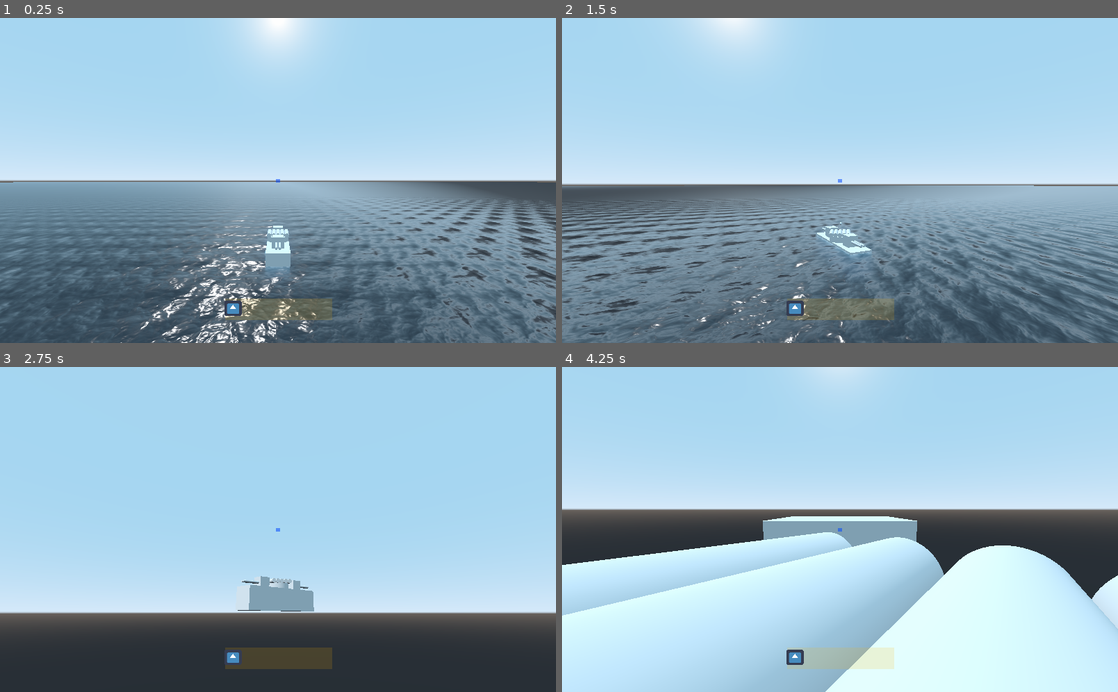
Above: before the commit, frames 1-4 (two rows, left to right).
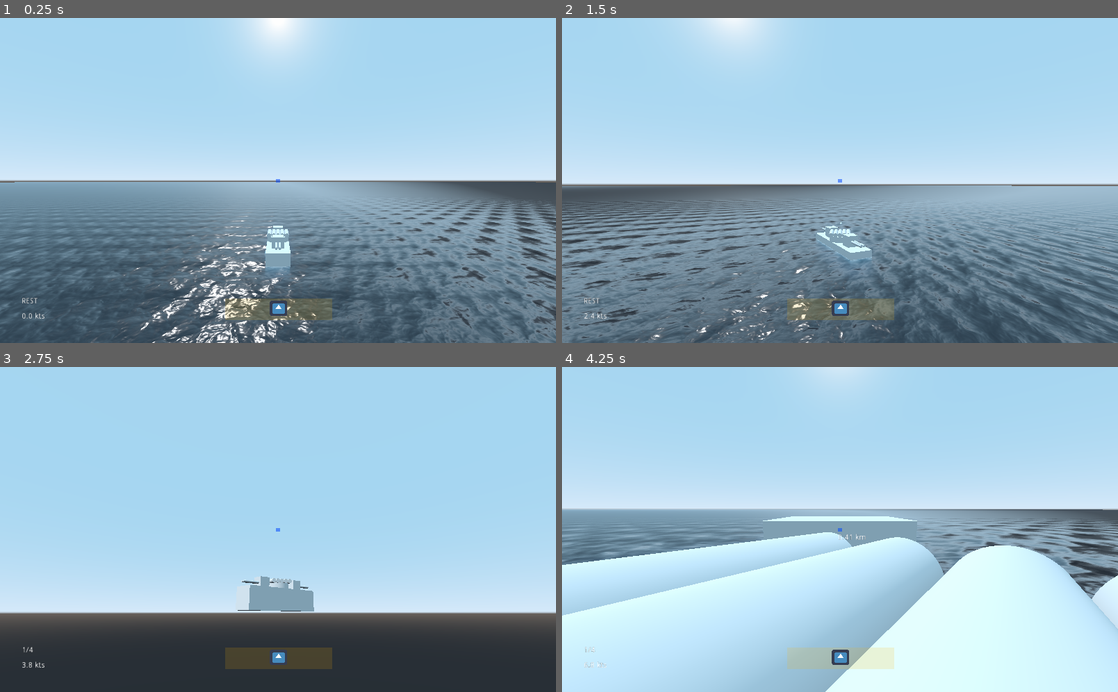
Above: after the commit, the same moments.

Repository: IndustrialDonut/IWARSHIPS
Game: Godot game, scene res://Map.tscn
Same seed, same stepped clock (60 frames per second), same inputs: the game is played once before the commit and once after it. The engine's default icon, where the game draws it, is replaced by a stand-in: a white triangle on a blue panel in a dark square.
Inputs (mouse positions are in pixels of both pictures, inside the frame that each line leads up to):
- Up to frame 1 (0.25 s): no input
- Up to frame 2 (1.5 s): move the mouse to (867, 180) at 0.52 s; hold W (forward) 0.53-1.28 s; hold Ctrl (ctrl) 0.53-1.28 s; move the mouse to (728, 196) at 1.27 s; hold S (back) from 1.28 s (still down); click (728, 196) at 1.35 s
- Up to frame 3 (2.75 s): move the mouse to (289, 523) at 2.02 s; release S (back) at 2.03 s; hold W (forward) from 2.03 s (still down); right-click (289, 523) at 2.1 s
- Up to frame 4 (4.25 s): keep holding W (forward); tap Enter at 2.75 s; move the mouse to (834, 536) at 2.77 s; tap 3 (select_torpedo) at 2.85 s; move the mouse to (878, 532) at 3.52 s; hold Shift (sprint) from 3.53 s (still down); tap M (map) at 4.15 s

The runs differ from the first frame. In frame 1, 2.8% of the frame differs, in the area x 0-100%, y 50-100%; in frame 2, 14%, in the area x 0-100%, y 51-100%; in frame 3, 0.3%; in frame 4, 11%.

Commit message:
architecture starting to make sense?

Diff:
--- a/Game/Globals/Helper.gd
+++ b/Game/Globals/Helper.gd
@@ -2,7 +2,7 @@
 
 
 static func decimal_place_string(fValue, num_places):
-	# formatting to have 2 decimal places
+	# formatting to have x decimal places at value = 0
 	if fValue == 0:
 		var string = "0.0"
 		for i in range(num_places-1):
@@ -11,5 +11,5 @@
 
 	var a = str(fValue)
 	var array = a.split('.',false)
-	var new = array[0] + '.' + array[1].substr(0,2)
+	var new = array[0] + '.' + array[1].substr(0,num_places)
 	return new
--- a/Game/ShipBase.gd
+++ b/Game/ShipBase.gd
@@ -1,5 +1,6 @@
 extends RigidBody
 
+signal HUD_data_changed(data, type)
 
 func _physics_process(delta) -> void:
 
@@ -14,3 +15,7 @@
 		$Propulsion.set_rudder_key_state(1)
 	else:
 		$Propulsion.set_rudder_key_state(0)
+
+
+func _on_HUD_data_changed(data, type) -> void:
+	emit_signal("HUD_data_changed", data, type)
--- a/Game/Ships/ControlledDD.gd
+++ b/Game/Ships/ControlledDD.gd
@@ -4,5 +4,26 @@
 ## the outside somehow, a wrapper for all the functionality that makes the ship?
 ## idk! Can it be empty? Perhaps? Perhaps I'll discover a need for it? This
 ## necesarry hierarchy to the godot scene tree kinda gets on my nerves.
+## --- this all makes much more sense to me now. keep functionality low, and connections
+## and intermingling as needed high.
 
-export var health : float = 100
+#export var health : float = 100
+
+
+func _process(delta: float) -> void:
+	$CameraControl.global_transform.origin = $ShipRB.global_transform.origin
+
+
+func _on_ShipRB_HUD_data_changed(data, type) -> void:
+	match type:
+		"speed":
+			$HUD.set_speed(data)
+		"rudder":
+			$HUD.set_rudder_angle(data)
+		"till":
+			$HUD.set_till(data)
+
+
+func _on_CameraControl_distance(dist) -> void:
+	$Weapons.set_distance(dist)
+	$HUD.set_distance(dist)
--- a/Game/Ships/ControlledDD.tscn
+++ b/Game/Ships/ControlledDD.tscn
@@ -19,7 +19,6 @@
 [node name="ShipRB" parent="." instance=ExtResource( 1 )]
 
 [node name="CameraControl" parent="." instance=ExtResource( 3 )]
-ship_rb = NodePath("../ShipRB")
 
 [node name="Weapons" type="Spatial" parent="."]
 script = ExtResource( 5 )
@@ -71,7 +70,6 @@
 
 [node name="HUD" parent="." instance=ExtResource( 6 )]
 
-[connection signal="distance" from="CameraControl" to="Weapons" method="_on_ShipController_distance"]
+[connection signal="HUD_data_changed" from="ShipRB" to="." method="_on_ShipRB_HUD_data_changed"]
+[connection signal="distance" from="CameraControl" to="." method="_on_CameraControl_distance"]
 [connection signal="timeout" from="Weapons/Torps/Salvo" to="Weapons" method="_on_Salvo_timeout"]
-
-[editable path="ShipRB"]
--- a/Game/Ships/Propulsion.gd
+++ b/Game/Ships/Propulsion.gd
@@ -14,17 +14,17 @@
 
 export var rudder_rate : float = 10 # rudder traverse rate
 
-signal rudder_angle(normalized)
-signal speed(vel)
-signal s_till(till)
+signal rudder_angle(normalized, type)
+signal speed(vel, type)
+signal s_till(till, type)
 
 func _physics_process(delta: float) -> void:
 	_process_rudder_state(delta)
 	_throttle()
 
-	emit_signal("rudder_angle", ($RP.rotation_degrees.y + max_rudder)/ (2 *max_rudder))
-	emit_signal("s_till", _till)
-	emit_signal("speed", ship_rb.global_transform.basis.xform_inv(ship_rb.linear_velocity))
+	emit_signal("rudder_angle", ($RP.rotation_degrees.y + max_rudder)/ (2 *max_rudder), "rudder")
+	emit_signal("s_till", _till, "till")
+	emit_signal("speed", ship_rb.global_transform.basis.xform_inv(ship_rb.linear_velocity), "speed")
 
 
 func till_increase() -> void:
--- a/Game/Ships/ShipBase.tscn
+++ b/Game/Ships/ShipBase.tscn
@@ -4,57 +4,56 @@
 [ext_resource path="res://Ships/ShipPhysics.gd" type="Script" id=2]
 [ext_resource path="res://Ships/Propulsion.gd" type="Script" id=3]
 
-[sub_resource type="BoxShape" id=6]
+[sub_resource type="BoxShape" id=7]
 extents = Vector3( 1, 1, 3.99771 )
 
-[sub_resource type="CubeMesh" id=1]
+[sub_resource type="CubeMesh" id=8]
 size = Vector3( 2, 2, 8 )
 
-[sub_resource type="SpatialMaterial" id=2]
+[sub_resource type="SpatialMaterial" id=9]
 flags_fixed_size = true
 params_billboard_mode = 1
 albedo_color = Color( 0.980392, 0.00784314, 0.00784314, 1 )
 
-[sub_resource type="QuadMesh" id=3]
-material = SubResource( 2 )
+[sub_resource type="QuadMesh" id=10]
+material = SubResource( 9 )
 size = Vector2( 0.05, 0.05 )
 
-[sub_resource type="SpatialMaterial" id=4]
+[sub_resource type="SpatialMaterial" id=5]
 flags_fixed_size = true
 params_billboard_mode = 1
 albedo_color = Color( 0.00784314, 0.0666667, 0.980392, 1 )
 
-[sub_resource type="QuadMesh" id=5]
-material = SubResource( 4 )
+[sub_resource type="QuadMesh" id=6]
+material = SubResource( 5 )
 size = Vector2( 0.05, 0.05 )
 
 [node name="ShipRB" type="RigidBody"]
 mass = 10.0
-gravity_scale = 0.0
 can_sleep = false
 linear_damp = 0.25
 angular_damp = 1.0
 script = ExtResource( 1 )
 
 [node name="CollisionShape" type="CollisionShape" parent="."]
-shape = SubResource( 6 )
+shape = SubResource( 7 )
 
 [node name="Hull" type="Spatial" parent="."]
 
 [node name="MeshInstance" type="MeshInstance" parent="Hull"]
-mesh = SubResource( 1 )
+mesh = SubResource( 8 )
 material/0 = null
 
 [node name="RedFlag" type="MeshInstance" parent="Hull/MeshInstance"]
 transform = Transform( -4.37114e-08, 1, 0, -1, -4.37114e-08, 0, 0, 0, 1, 0, 4.00442, 0 )
 visible = false
-mesh = SubResource( 3 )
+mesh = SubResource( 10 )
 material/0 = null
 
 [node name="BlueFlag" type="MeshInstance" parent="Hull/MeshInstance"]
 transform = Transform( -4.37114e-08, 1, 0, -1, -4.37114e-08, 0, 0, 0, 1, 0, 4.00442, 0 )
 visible = false
-mesh = SubResource( 5 )
+mesh = SubResource( 6 )
 material/0 = null
 
 [node name="Propulsion" type="Spatial" parent="."]
@@ -68,7 +67,9 @@
 script = ExtResource( 2 )
 ship_rb = NodePath("..")
 
-[node name="CG" type="Spatial" parent="Buoyancy"]
-transform = Transform( 1, 0, 0, 0, 1, 0, 0, 0, 1, 0, -1.06524, 0 )
+[node name="CB" type="Spatial" parent="Buoyancy"]
+transform = Transform( 1, 0, 0, 0, 1, 0, 0, 0, 1, 0, 1, 0 )
 
-[node name="CB" type="Spatial" parent="Buoyancy"]
+[connection signal="rudder_angle" from="Propulsion" to="." method="_on_HUD_data_changed"]
+[connection signal="s_till" from="Propulsion" to="." method="_on_HUD_data_changed"]
+[connection signal="speed" from="Propulsion" to="." method="_on_HUD_data_changed"]
--- a/Game/Ships/ShipController.gd
+++ b/Game/Ships/ShipController.gd
@@ -1,7 +1,4 @@
 extends Spatial
-
-#export(NodePath) onready var shipbase = get_node(shipbase)
-export(NodePath) onready var ship_rb = get_node(ship_rb)
 
 export var vertical_cam_speed := 0.1
 
@@ -34,8 +31,6 @@
 
 func _process(delta: float) -> void:
 
-	global_transform.origin = ship_rb.global_transform.origin
-
 	_target_point()
 
 	if Input.is_action_just_pressed("sprint"):
@@ -51,6 +46,10 @@
 
 
 	if Input.is_action_just_pressed("map"):
+		_toggle_map_view()
+
+
+func _toggle_map_view():
 		_bSkyView = !_bSkyView
 
 		if _bSkyView: # use tween for smoother transition
@@ -58,7 +57,6 @@
 			$H/V/Camera.global_transform = $SkyView.global_transform
 		else:
 			$H/V/Camera.transform = _last_local_cam_trans
-
 
 
 func _target_point() -> void:
--- a/Game/Ships/ShipPhysics.gd
+++ b/Game/Ships/ShipPhysics.gd
@@ -8,5 +8,7 @@
 
 
 func _buoyancy() -> void:
-	ship_rb.add_force(Vector3(0,-ship_rb.mass * 9.8, 0), $CG.global_transform.origin - ship_rb.global_transform.origin)
-	ship_rb.add_force(Vector3(0, ship_rb.mass * 9.8 * lerp(0.9, 1.2, -transform.origin.y), 0), $CB.global_transform.origin - ship_rb.global_transform.origin)
+
+	var force = Vector3(0, ship_rb.mass * 9.8 * lerp(0.9, 1.2, -ship_rb.global_transform.origin.y), 0)
+	var pos = $CB.global_transform.origin - ship_rb.global_transform.origin
+	ship_rb.add_force(force, pos)
--- a/Game/Ships/Weapons.gd
+++ b/Game/Ships/Weapons.gd
@@ -84,5 +84,5 @@
 
 
 var _current_target_distance = 0
-func _on_ShipController_distance(dist) -> void:
+func set_distance(dist) -> void:
 	_current_target_distance = dist
